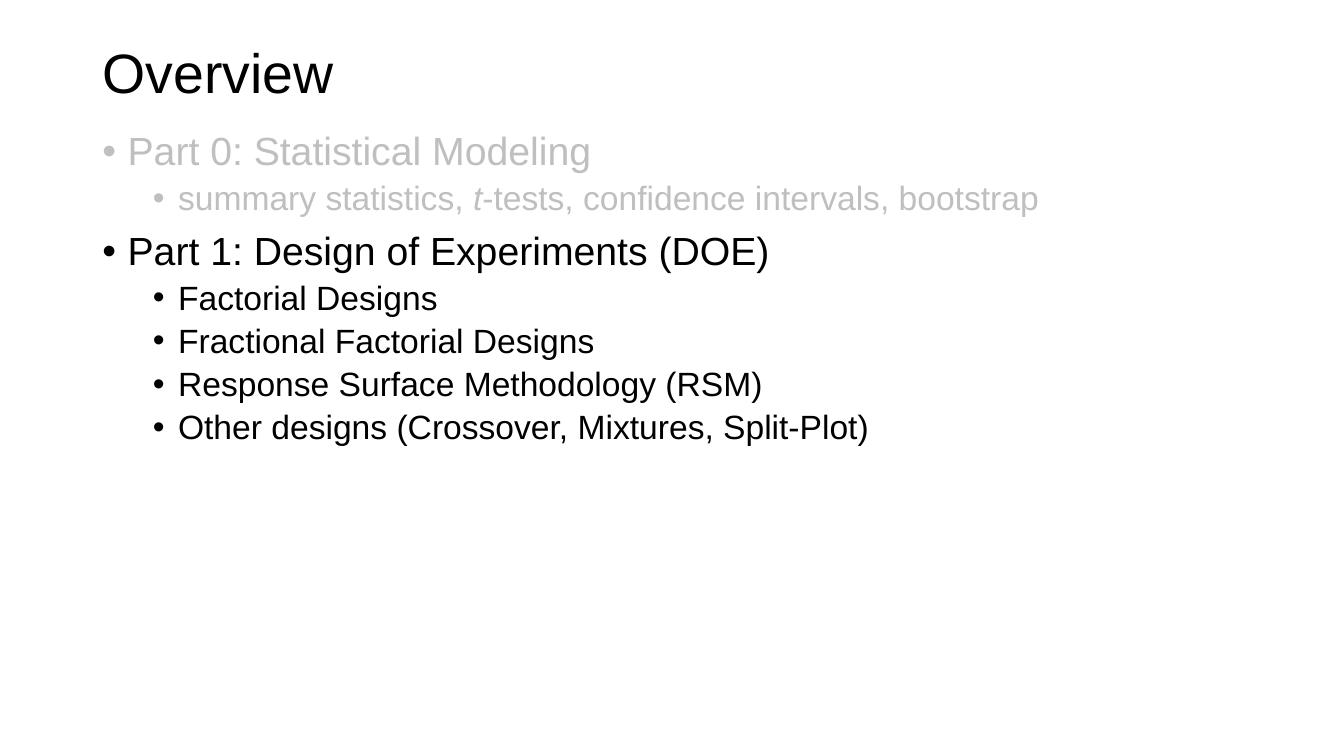
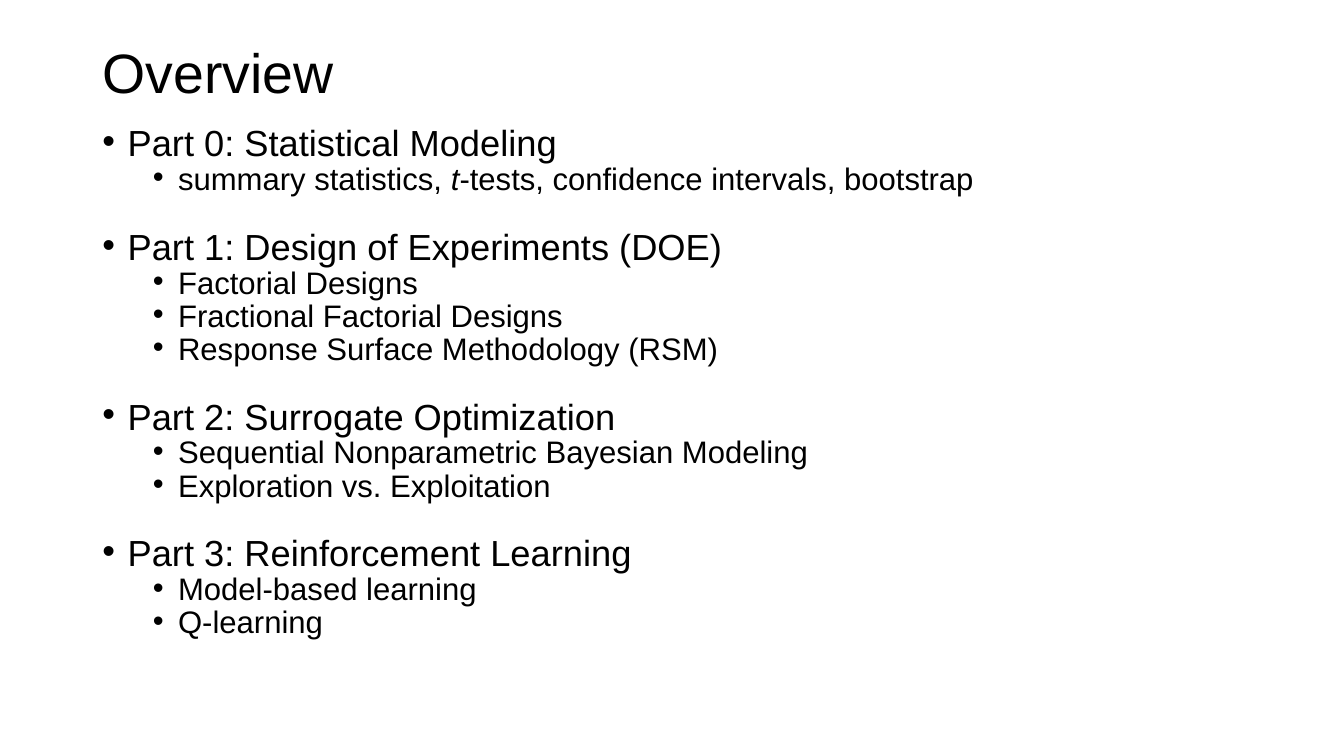
Before and after one commit to bioe498/bioe498.github.io, a slide deck: slide 6 of files/01_Introduction.pptx (slide 7 before the commit). Drawn at 1344x756 pixels with LibreOffice and Linux fonts; fonts in the diff are those of the drawing. Boxes give left, top, right and bottom in pixels: in the first picture for what was removed or moved away, otherwise in the second. Text is boxed around its words. In the diff, an @@ line names an element or a change of style, - is before the commit and + after.

```diff
--- a/files/01_Introduction.pptx
+++ b/files/01_Introduction.pptx
@@ text at (128, 129, 973, 366): size 28 to 25.9 pt in "Part 0: Statistical Modeling", "Part 1: Design of Experiments (DOE)"; text colour #BFBFBF to #000000 in "Part 0: Statistical Modeling", "summary statistics, t-tests, confidence intervals, bootstrap"; size 24 to 22.2 pt in "summary statistics, t-tests, confidence intervals, bootstrap", "Factorial Designs", "Fractional Factorial Designs", "Response Surface Methodology (RSM)"; line spacing 0.9 to 0.7 @@
@@ text at (128, 403, 808, 640): text changed; size 24 to 22.2 pt @@
-  • Other designs (Crossover, Mixtures, Split-Plot)
+• Part 2: Surrogate Optimization
+  • Sequential Nonparametric Bayesian Modeling
+  • Exploration vs. Exploitation
+• Part 3: Reinforcement Learning
+  • Model-based learning
+  • Q-learning
```
Also in this commit, not shown: 4 other slides changed, 1 slide added, 6 slides removed, 1 other file.
